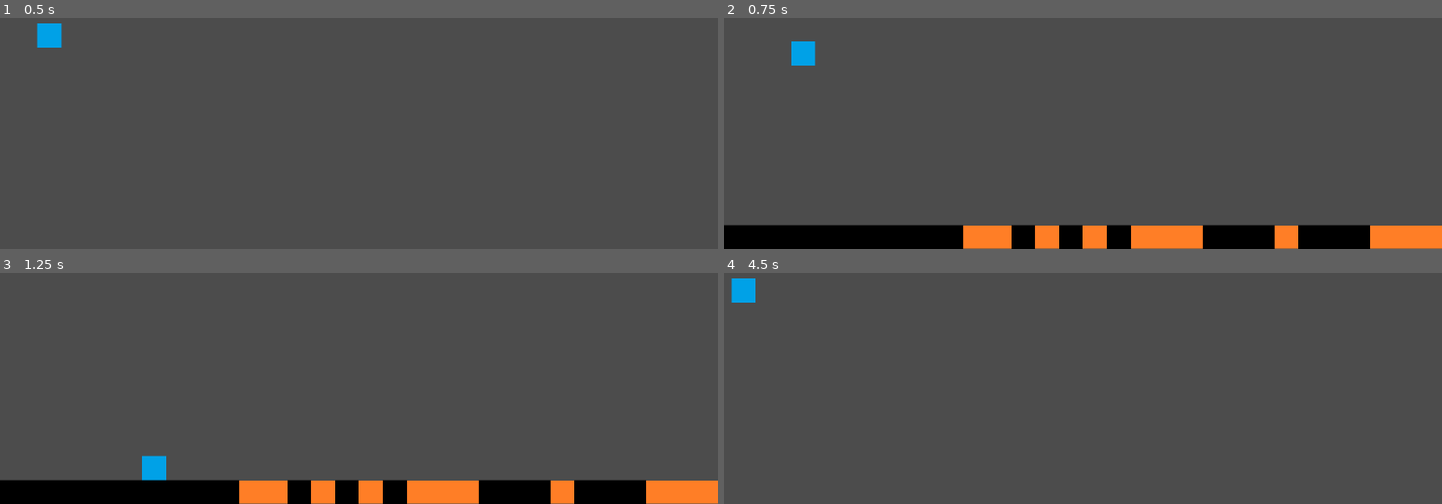
Above: before the commit, frames 1-4 (two rows, left to right).
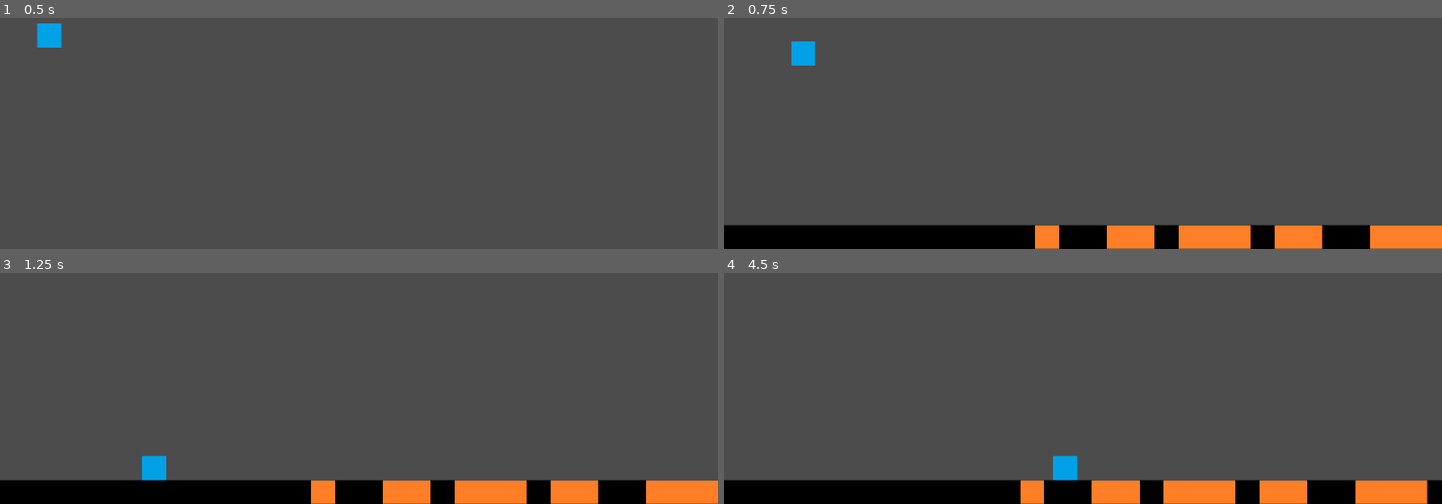
Above: after the commit, the same moments.

Repository: Kronooooo/endless-runner
Game: Godot game, scene res://scenes/Game.tscn
Two runs of this game, one before a commit and one after it. Both use one fixed random seed, a clock stepped at 60 frames per second and the inputs below. The project has no main scene, so this scene is started directly.
Inputs:
- Up to frame 1 (0.5 s): no input
- Up to frame 2 (0.75 s): tap Enter at 0.5 s; hold Right (ui_right) from 0.53 s (still down)
- Up to frame 3 (1.25 s): keep holding Right (ui_right); tap Space (jump) at 0.77 s
- Up to frame 4 (4.5 s): tap Space (jump) at 1.52, 3.02, 3.77 s; release Right (ui_right) at 2.03 s; hold Left (ui_left) 2.03-2.78 s; hold Right (ui_right) 2.78-4.28 s; hold Left (ui_left) from 4.28 s (still down)

Frame 1 is identical in both runs. In frame 2, 2.8% of the frame differs, in the area x 33-84%, y 89-100%; in frame 3, 2.8%; in frame 4, 11%, in the area x 0-100%, y 2-100%.

Commit message:
added doors and keys

Diff:
--- /dev/null
+++ b/scenes/Door.tscn
@@ -0,0 +1,29 @@
+[gd_scene load_steps=5 format=2]
+
+[ext_resource path="res://scripts/Door.gd" type="Script" id=1]
+[ext_resource path="res://sprites/tempdoor.png" type="Texture" id=2]
+
+[sub_resource type="RectangleShape2D" id=1]
+extents = Vector2( 32, 64 )
+
+[sub_resource type="RectangleShape2D" id=2]
+extents = Vector2( 1, 64 )
+
+[node name="Door" type="StaticBody2D"]
+script = ExtResource( 1 )
+
+[node name="Sprite" type="Sprite" parent="."]
+position = Vector2( 32, -64 )
+texture = ExtResource( 2 )
+
+[node name="door collision" type="CollisionShape2D" parent="."]
+position = Vector2( 32, -64 )
+shape = SubResource( 1 )
+
+[node name="Area2D" type="Area2D" parent="."]
+
+[node name="area collision" type="CollisionShape2D" parent="Area2D"]
+position = Vector2( -8, -64 )
+shape = SubResource( 2 )
+
+[connection signal="body_entered" from="Area2D" to="." method="_on_Area2D_body_entered"]
--- /dev/null
+++ b/scenes/Key.tscn
@@ -0,0 +1,23 @@
+[gd_scene load_steps=4 format=2]
+
+[ext_resource path="res://scripts/Key.gd" type="Script" id=1]
+[ext_resource path="res://sprites/tempkey.png" type="Texture" id=2]
+
+[sub_resource type="RectangleShape2D" id=1]
+extents = Vector2( 32, 32 )
+
+[node name="Key" type="Area2D"]
+script = ExtResource( 1 )
+__meta__ = {
+"_edit_group_": true
+}
+
+[node name="Sprite" type="Sprite" parent="."]
+position = Vector2( 32, -32 )
+texture = ExtResource( 2 )
+
+[node name="CollisionShape2D" type="CollisionShape2D" parent="."]
+position = Vector2( 32, -32 )
+shape = SubResource( 1 )
+
+[connection signal="body_entered" from="." to="." method="_on_Key_body_entered"]
--- a/scripts/Checkpoint.gd
+++ b/scripts/Checkpoint.gd
@@ -8,4 +8,4 @@
 func _on_Area2D_body_entered(body):
 	if body.get_name() == "Player" && used == false:
 		used = true
-		get_parent().generate()
+		get_parent().generateTerrain()
--- /dev/null
+++ b/scripts/Door.gd
@@ -0,0 +1,12 @@
+extends StaticBody2D
+
+
+func _ready():
+	pass
+
+
+func _on_Area2D_body_entered(body):
+	if body.get_name() == "Player":
+		if body.hasKey == true:
+			queue_free()
+			body.hasKey = false
--- a/scripts/Game.gd
+++ b/scripts/Game.gd
@@ -1,41 +1,49 @@
 extends Node
 
+var rng = RandomNumberGenerator.new()
 var pLava = 0.50
 var pWall = 0.75
-var rng = RandomNumberGenerator.new()
 var currentBlocksGenerated = 0
+var block
 
-var block
+var item
 
 var Lava = load("res://scenes/Lava.tscn")
 var Wall = load("res://scenes/Wall.tscn")
 var Player = load("res://scenes/Player.tscn")
 var Checkpoint = load("res://scenes/Checkpoint.tscn")
+var Key = load("res://scenes/Key.tscn")
+var Door = load("res://scenes/Door.tscn")
 
 const MAXLAVA = 7
 const BLOCKSIZE = 64
 const LAVACHANCE = 0.50
 
 func _ready():
-	randomize()
+	rng.randomize()
 	set_process(true)
-	generate()
+	generateTerrain()
 	var player = Player.instance()
 	player.set_name("Player")
 	add_child(player)
 	player.position.x = 100
 	player.position.y = -50
 
-func generate():
+func generateTerrain():
+	rng.randomize()
 	pLava = 1
 	for i in range(2):
 		for j in range(100):
-			if j < 10 && currentBlocksGenerated == 0:
+			if j <= 1:
 				block = Wall.instance()
-			elif j == 50 && i==1:
+			elif j < 10 && currentBlocksGenerated == 0:
+				block = Wall.instance()
+			elif j == 50 && i == 1:
 				block = Checkpoint.instance()
+			elif j >= 98 && i == 1:
+				block = Wall.instance()
 			elif rng.randf() <= pLava:
-				if pLava == LAVACHANCE-0.07:
+				if pLava == LAVACHANCE-0.06:
 					pLava = LAVACHANCE
 					block = Wall.instance()
 				elif pLava <= LAVACHANCE:
@@ -46,7 +54,28 @@
 			else:
 				block = Wall.instance()
 			block.position.x = BLOCKSIZE * (j+currentBlocksGenerated)
-			block.position.y = 1080-(BLOCKSIZE * i)
+			block.position.y = 1080 - (BLOCKSIZE * i)
 			call_deferred("add_child",block)
 		pLava = LAVACHANCE
+	generateKey()
+	generateDoor()
 	currentBlocksGenerated += 100
+
+func generateKey():
+	var x = rng.randi_range(10,80)
+	var y = rng.randi_range(3,5)
+	item = Key.instance()
+	item.position.x = BLOCKSIZE * (x+currentBlocksGenerated)
+	item.position.y = 1080 - (BLOCKSIZE * y)
+	call_deferred("add_child",item)
+
+func generateDoor():
+	block = Door.instance()
+	block.position.x = BLOCKSIZE * (currentBlocksGenerated+99)
+	block.position.y = 1080 - (BLOCKSIZE * 2)
+	call_deferred("add_child",block)
+	for i in range(5):
+		block = Wall.instance()
+		block.position.x = BLOCKSIZE * (currentBlocksGenerated+99)
+		block.position.y = 1080 - (BLOCKSIZE * (i+4))
+		call_deferred("add_child",block)
--- /dev/null
+++ b/scripts/Key.gd
@@ -0,0 +1,12 @@
+extends Area2D
+
+
+func _ready():
+	pass
+
+
+func _on_Key_body_entered(body):
+	if body.get_name() == "Player":
+		body.hasKey = true
+		visible = false
+		call_deferred("free")
Binary file added: sprites/tempdoor.png
Not shown, added: sprites/tempdoor.png.import
Binary file added: sprites/tempkey.png
Not shown, added: sprites/tempkey.png.import
